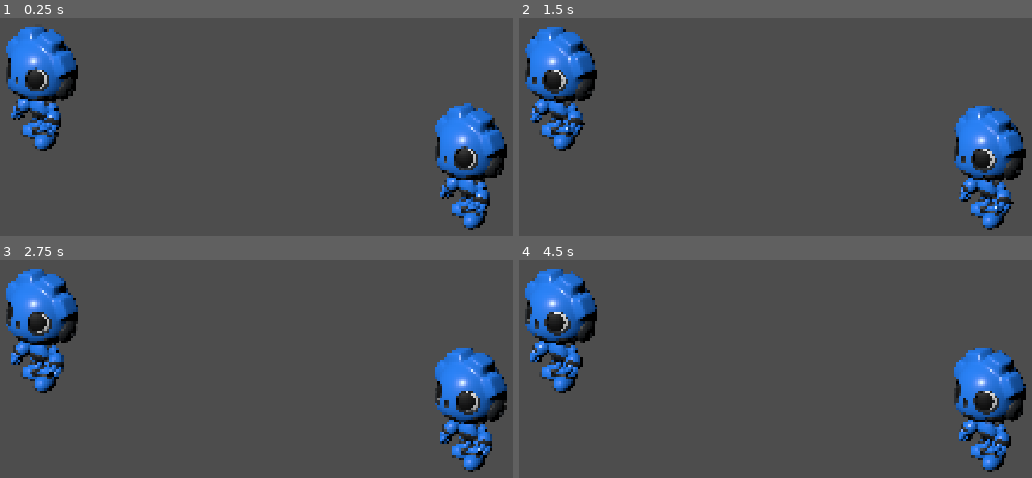
Above: before the commit, frames 1-4 (two rows, left to right).
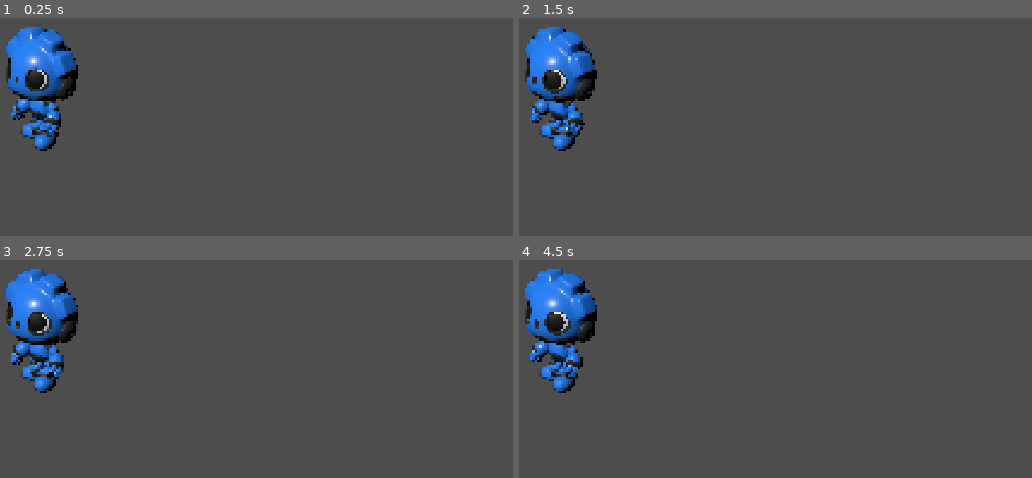
Above: after the commit, the same moments.

Repository: ReneyGG/Steel5
Game: Godot game, scene res://scenes/levels/test_levels/bratek_test_level.tscn
Two runs of this game, one before a commit and one after it. Both use one fixed random seed, a clock stepped at 60 frames per second and the inputs below.
Inputs (mouse positions are in pixels of both pictures, inside the frame that each line leads up to):
- Up to frame 1 (0.25 s): no input
- Up to frame 2 (1.5 s): move the mouse to (929, 79) at 0.52 s; click (929, 79) at 0.67 s; move the mouse to (595, 122) at 1.27 s; click (595, 122) at 1.42 s
- Up to frame 3 (2.75 s): move the mouse to (outside the picture) at 2.02 s; click (outside the picture) at 2.17 s
- Up to frame 4 (4.5 s): move the mouse to (713, 432) at 2.77 s; click (713, 432) at 2.92 s; move the mouse to (996, 410) at 3.52 s; click (996, 410) at 3.67 s; move the mouse to (outside the picture) at 4.27 s; click (outside the picture) at 4.42 s

The runs differ from the first frame. In frame 1, 5.3% of the frame differs, in the area x 84-99%, y 38-98%; in frame 2, 5.3%; in frame 3, 5.4%, in the area x 84-99%, y 40-98%; in frame 4, 5.4%.
Error after the commit: Attempt to call function 'idle' in base 'null instance' on a null instance. (res://scenes/characters/dziady/dziad_II.gd:8)

Commit message:
new skins

Diff:
--- a/scenes/characters/dziady/dziad.gd
+++ b/scenes/characters/dziady/dziad.gd
@@ -1,9 +1,9 @@
 extends CharacterBody2D
 
 
-const SPEED = 300.0
+@export var SPEED = 500.0
 
-@onready var model_3d: Node3D = $SubViewportContainer/SubViewport/GobotSkin
+@export var model_3d: Node3D
 
 @warning_ignore("unused_parameter")
 func _physics_process(delta: float) -> void:
--- a/scenes/characters/dziady/dziad.tscn
+++ b/scenes/characters/dziady/dziad.tscn
@@ -1,11 +1,10 @@
-[gd_scene load_steps=4 format=3 uid="uid://foq2dvqle1t2"]
+[gd_scene load_steps=3 format=3 uid="uid://foq2dvqle1t2"]
 
 [ext_resource type="Script" uid="uid://debvq8imgqowm" path="res://scenes/characters/dziady/dziad.gd" id="1_md4sw"]
-[ext_resource type="PackedScene" uid="uid://cy36aygvs66pn" path="res://addons/gdquest_gobot/gobot_skin.tscn" id="1_mkd7n"]
 
 [sub_resource type="CapsuleShape2D" id="CapsuleShape2D_wujf3"]
-radius = 137.0
-height = 440.0
+radius = 161.0
+height = 912.0
 
 [node name="Dziad" type="CharacterBody2D"]
 script = ExtResource("1_md4sw")
@@ -27,8 +26,6 @@
 size = Vector2i(1024, 1024)
 render_target_update_mode = 4
 
-[node name="GobotSkin" parent="SubViewportContainer/SubViewport" instance=ExtResource("1_mkd7n")]
-
 [node name="Camera3D" type="Camera3D" parent="SubViewportContainer/SubViewport"]
 transform = Transform3D(0.70710677, -0.27059805, 0.65328145, 0, 0.9238795, 0.38268346, -0.70710677, -0.27059805, 0.65328145, 2, 2, 2)
 projection = 1
--- a/scenes/characters/dziady/dziad_I.tscn
+++ b/scenes/characters/dziady/dziad_I.tscn
@@ -1,7 +1,18 @@
-[gd_scene load_steps=3 format=3 uid="uid://dtwxbv8c5k3fb"]
+[gd_scene load_steps=5 format=3 uid="uid://dtwxbv8c5k3fb"]
 
 [ext_resource type="PackedScene" uid="uid://foq2dvqle1t2" path="res://scenes/characters/dziady/dziad.tscn" id="1_o4slm"]
 [ext_resource type="Script" uid="uid://ch2x83py2jhq4" path="res://scenes/characters/dziady/dziad_I.gd" id="2_lpjfw"]
+[ext_resource type="PackedScene" uid="uid://cy36aygvs66pn" path="res://addons/gdquest_gobot/gobot_skin.tscn" id="3_lpjfw"]
 
-[node name="Dziad_I" instance=ExtResource("1_o4slm")]
+[sub_resource type="CircleShape2D" id="CircleShape2D_lpjfw"]
+radius = 150.0
+
+[node name="Dziad_I" node_paths=PackedStringArray("model_3d") instance=ExtResource("1_o4slm")]
 script = ExtResource("2_lpjfw")
+model_3d = NodePath("SubViewportContainer/SubViewport/GobotSkin")
+
+[node name="CollisionShape2D" parent="." index="0"]
+position = Vector2(0, 338)
+shape = SubResource("CircleShape2D_lpjfw")
+
+[node name="GobotSkin" parent="SubViewportContainer/SubViewport" index="0" instance=ExtResource("3_lpjfw")]
--- a/scenes/characters/dziady/dziad_II.gd
+++ b/scenes/characters/dziady/dziad_II.gd
@@ -1 +1,8 @@
 extends "res://scenes/characters/dziady/dziad.gd"
+
+func handle_animation():
+	if abs(velocity) > Vector2.ZERO:
+		model_3d.look_at(Vector3(-velocity.x, 0, -velocity.y).rotated(Vector3(0,1,0), deg_to_rad(45)))
+		model_3d.walk()
+	else:
+		model_3d.idle()
--- a/scenes/characters/dziady/dziad_II.tscn
+++ b/scenes/characters/dziady/dziad_II.tscn
@@ -1,7 +1,18 @@
-[gd_scene load_steps=3 format=3 uid="uid://bxxyey5y24qba"]
+[gd_scene load_steps=5 format=3 uid="uid://bxxyey5y24qba"]
 
 [ext_resource type="PackedScene" uid="uid://foq2dvqle1t2" path="res://scenes/characters/dziady/dziad.tscn" id="1_lxsgr"]
 [ext_resource type="Script" uid="uid://02ns6nc8jmnv" path="res://scenes/characters/dziady/dziad_II.gd" id="2_7ehhd"]
+[ext_resource type="PackedScene" uid="uid://bpjqcswabdtyb" path="res://addons/gdquest_beetle_bot/beetlebot_skin.tscn" id="3_57s4p"]
 
-[node name="Dziad_II" instance=ExtResource("1_lxsgr")]
+[sub_resource type="CircleShape2D" id="CircleShape2D_57s4p"]
+radius = 248.78
+
+[node name="Dziad_II" node_paths=PackedStringArray("model_3d") instance=ExtResource("1_lxsgr")]
 script = ExtResource("2_7ehhd")
+model_3d = NodePath("SubViewportContainer/SubViewport/BeetlebotSkin")
+
+[node name="CollisionShape2D" parent="." index="0"]
+position = Vector2(0, 390)
+shape = SubResource("CircleShape2D_57s4p")
+
+[node name="BeetlebotSkin" parent="SubViewportContainer/SubViewport" index="0" instance=ExtResource("3_57s4p")]
--- a/scenes/levels/test_levels/bratek_test_level.tscn
+++ b/scenes/levels/test_levels/bratek_test_level.tscn
@@ -4,6 +4,7 @@
 [ext_resource type="PackedScene" uid="uid://bxxyey5y24qba" path="res://scenes/characters/dziady/dziad_II.tscn" id="2_x02r0"]
 
 [node name="BratekTestLevel" type="Node2D"]
+y_sort_enabled = true
 
 [node name="Camera2D" type="Camera2D" parent="."]
 zoom = Vector2(0.4, 0.4)
